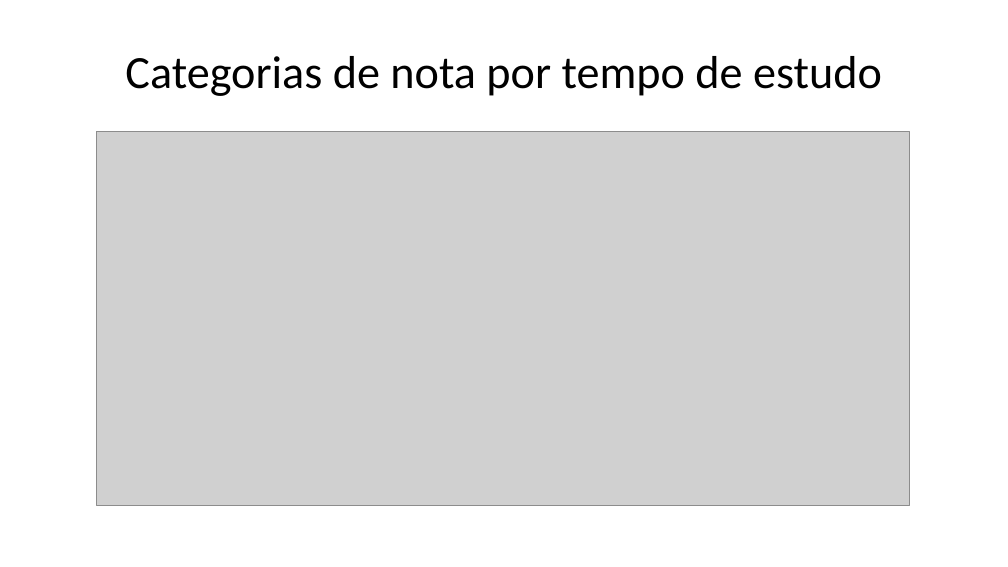
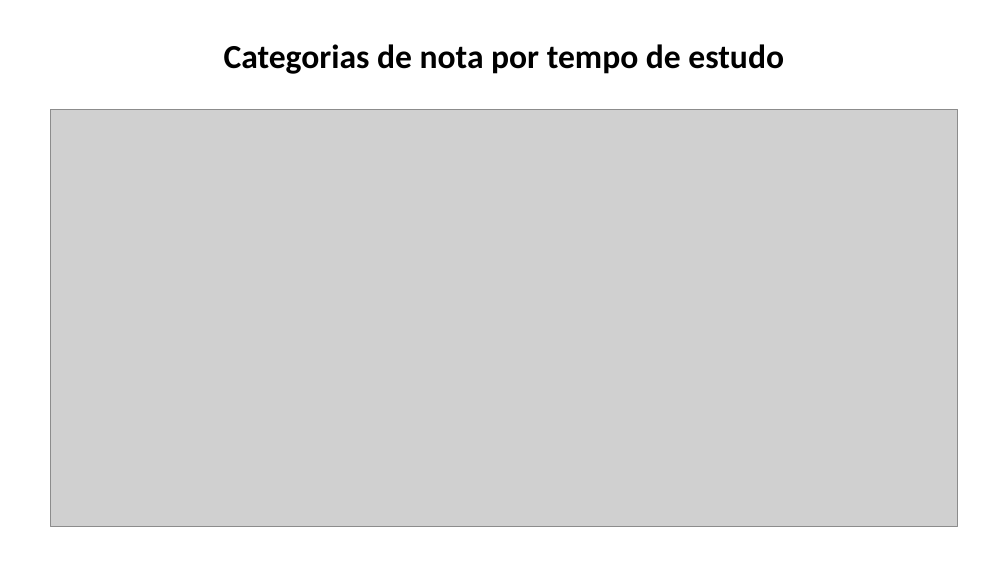
Before and after one commit to gabriel05mss/modelos_ordinais_trab1, a slide deck: slide 7 of apresentacao2.pptx. Drawn at 1008x567 pixels with LibreOffice and Linux fonts; fonts in the diff are those of the drawing; grey boxes stand for pictures. Boxes give left, top, right and bottom in pixels: in the first picture for what was removed or moved away, otherwise in the second. Text is boxed around its words. In the diff, an @@ line names an element or a change of style, - is before the commit and + after.

```diff
--- a/apresentacao2.pptx
+++ b/apresentacao2.pptx
@@ title "Categorias de nota por tempo ..." at [224, 44, 784, 74]: size 33 to 24 pt, bold on @@
@@ picture: place and size @@
-picture at [97, 132, 910, 506]
+picture at [50, 109, 958, 526]
```
Also in this commit, not shown: 17 other slides changed, 3 other files.
